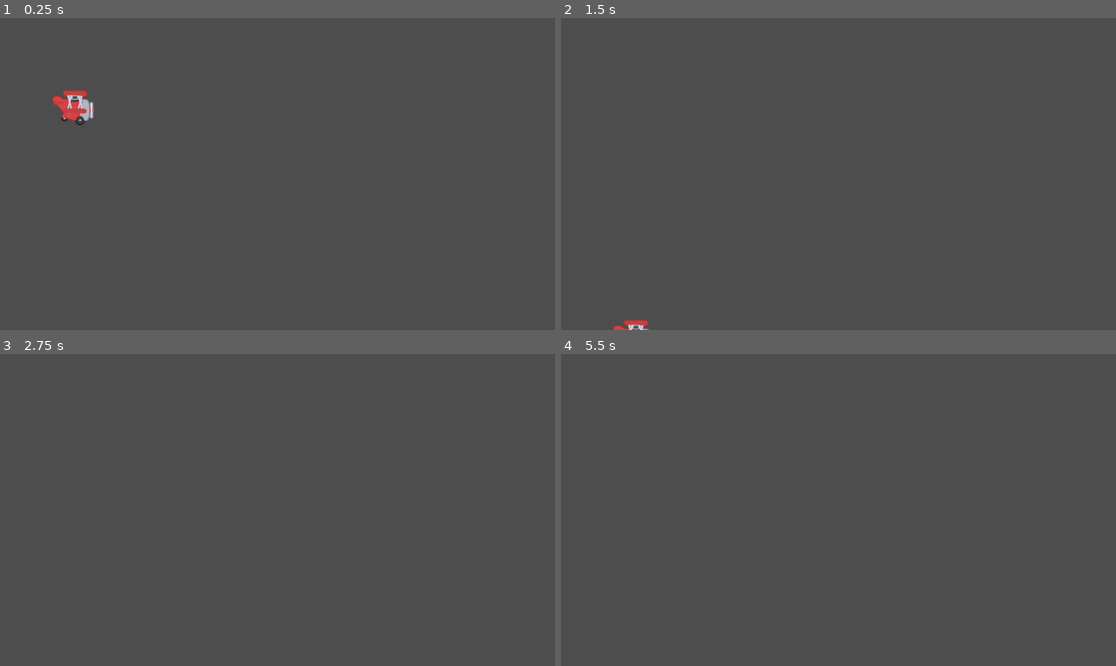
Above: before the commit, frames 1-4 (two rows, left to right).
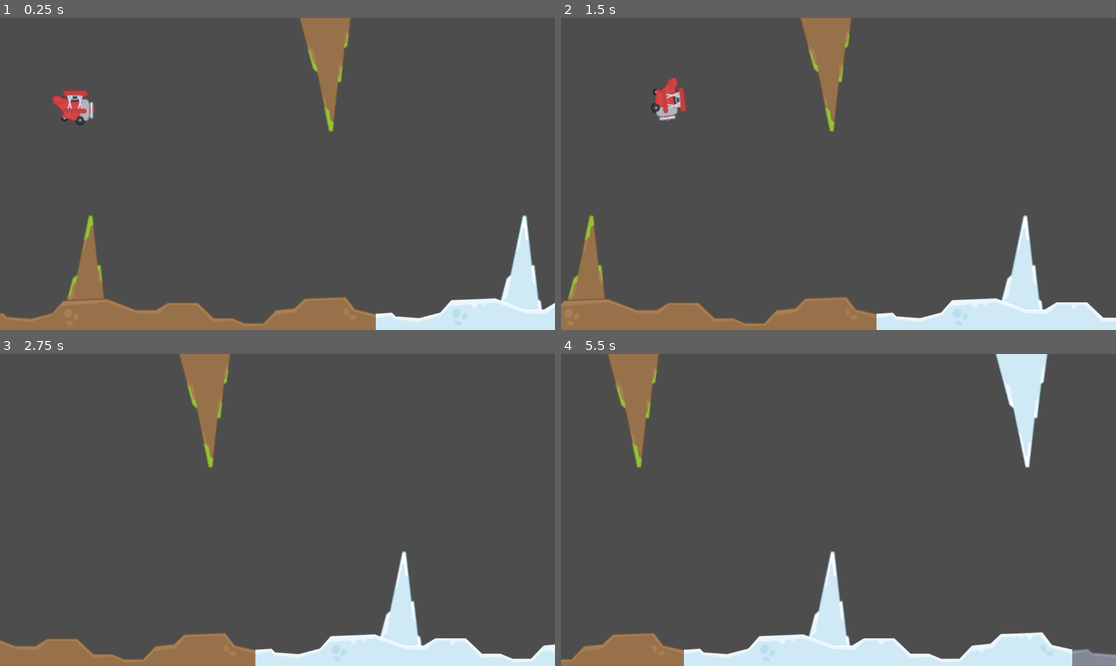
Above: after the commit, the same moments.

Repository: smarthall/20games
Game: Godot game, scene res://level.tscn
The game is run twice, just before and just after one commit, with the same random seed, the same clock (stepped at 60 frames per second) and the same inputs.
Inputs:
- Up to frame 1 (0.25 s): no input
- Up to frame 2 (1.5 s): tap Space (Flap) at 0.77, 1.07 s
- Up to frame 3 (2.75 s): tap Space (Flap) at 1.52, 1.82 s
- Up to frame 4 (5.5 s): tap Space (Flap) at 3.02, 3.32, 3.77, 4.07, 4.52, 4.82 s

The runs differ from the first frame. In frame 1, 11% of the frame differs, in the area x 0-100%, y 0-100%; in frame 2, 12%; in frame 3, 9.6%; in frame 4, 12%.

Commit message:
Inifinite scrolling level

Diff:
--- a/flappy/Resources/Biomes/dirt.tres
+++ b/flappy/Resources/Biomes/dirt.tres
@@ -1,7 +1,7 @@
 [gd_resource type="Resource" script_class="Biome" load_steps=5 format=3 uid="uid://ceocu7dr7mca1"]
 
 [ext_resource type="Texture2D" uid="uid://icbkvrut86th" path="res://Resources/Biomes/rockGrassDown.png" id="1_ds1n4"]
-[ext_resource type="Script" uid="uid://c8ixf18qkftfw" path="res://Biome.gd" id="1_m2y1e"]
+[ext_resource type="Script" uid="uid://c8ixf18qkftfw" path="res://biome.gd" id="1_m2y1e"]
 [ext_resource type="Texture2D" uid="uid://bt625lu00la1h" path="res://Resources/Biomes/groundDirt.png" id="2_rrvvx"]
 [ext_resource type="Texture2D" uid="uid://dtju7lqfge8si" path="res://Resources/Biomes/rockGrass.png" id="4_6vi62"]
 
--- a/flappy/Resources/Biomes/ice.tres
+++ b/flappy/Resources/Biomes/ice.tres
@@ -1,7 +1,7 @@
 [gd_resource type="Resource" script_class="Biome" load_steps=5 format=3 uid="uid://4p7kj2qn4k12"]
 
 [ext_resource type="Texture2D" uid="uid://caqkkfngtknd" path="res://Resources/Biomes/rockIceDown.png" id="1_wn0ni"]
-[ext_resource type="Script" uid="uid://c8ixf18qkftfw" path="res://Biome.gd" id="1_xbeof"]
+[ext_resource type="Script" uid="uid://c8ixf18qkftfw" path="res://biome.gd" id="1_xbeof"]
 [ext_resource type="Texture2D" uid="uid://dj1tln4kah2aj" path="res://Resources/Biomes/groundIce.png" id="2_nql0m"]
 [ext_resource type="Texture2D" uid="uid://ylf8sf154tdl" path="res://Resources/Biomes/rockIce.png" id="4_8batw"]
 
--- a/flappy/Resources/Biomes/rock.tres
+++ b/flappy/Resources/Biomes/rock.tres
@@ -1,7 +1,7 @@
 [gd_resource type="Resource" script_class="Biome" load_steps=5 format=3 uid="uid://bvamqne4wou5m"]
 
 [ext_resource type="Texture2D" uid="uid://jcvo5tt7a8vy" path="res://Resources/Biomes/rockDown.png" id="1_gy8fa"]
-[ext_resource type="Script" uid="uid://c8ixf18qkftfw" path="res://Biome.gd" id="1_skgbw"]
+[ext_resource type="Script" uid="uid://c8ixf18qkftfw" path="res://biome.gd" id="1_skgbw"]
 [ext_resource type="Texture2D" uid="uid://b4x57ksxbad38" path="res://Resources/Biomes/groundRock.png" id="2_uux74"]
 [ext_resource type="Texture2D" uid="uid://hx3k6xtuqfvt" path="res://Resources/Biomes/rock.png" id="4_pp4v1"]
 
--- a/flappy/Resources/Biomes/snow.tres
+++ b/flappy/Resources/Biomes/snow.tres
@@ -1,7 +1,7 @@
 [gd_resource type="Resource" script_class="Biome" load_steps=5 format=3 uid="uid://cj6j1htyqexkd"]
 
 [ext_resource type="Texture2D" uid="uid://qg65mytvpya5" path="res://Resources/Biomes/rockSnowDown.png" id="1_278cf"]
-[ext_resource type="Script" uid="uid://c8ixf18qkftfw" path="res://Biome.gd" id="1_t3eoq"]
+[ext_resource type="Script" uid="uid://c8ixf18qkftfw" path="res://biome.gd" id="1_t3eoq"]
 [ext_resource type="Texture2D" uid="uid://decvoxofxihcv" path="res://Resources/Biomes/groundSnow.png" id="2_y1l0n"]
 [ext_resource type="Texture2D" uid="uid://72yjxngpn2j0" path="res://Resources/Biomes/rockSnow.png" id="4_0j4of"]
 
--- a/flappy/biome_objects.gd
+++ b/flappy/biome_objects.gd
@@ -1,11 +1,21 @@
 extends Node2D
 
+@export var width :float = 806.0
+
 @onready var ground_sprite: Sprite2D = $Ground/Sprite2D
+
 @onready var up_sprite: Sprite2D = $Up/Sprite2D
+@onready var up: StaticBody2D = $Up
+
 @onready var down_sprite: Sprite2D = $Down/Sprite2D
+@onready var down: StaticBody2D = $Down
 
-func _ready() -> void:
-	pass
+const obstacle_min_x := 100
+const obstacle_max_x := 700
+
+func set_obstacle_positions() -> void:
+	up.position.x = randf_range(obstacle_min_x, obstacle_max_x)
+	down.position.x = randf_range(obstacle_max_x, obstacle_max_x)
 
 func set_biome(new_biome: Biome) -> void:
 	ground_sprite.texture = new_biome.ground
--- a/flappy/biome_objects.tscn
+++ b/flappy/biome_objects.tscn
@@ -7,9 +7,10 @@
 
 [node name="BiomeObjects" type="Node2D"]
 script = ExtResource("1_7apck")
+width = null
 
 [node name="Up" type="StaticBody2D" parent="."]
-position = Vector2(550, 530)
+position = Vector2(700, 530)
 
 [node name="Sprite2D" type="Sprite2D" parent="Up"]
 texture = ExtResource("3_ch71h")
--- a/flappy/level.gd
+++ b/flappy/level.gd
@@ -1,3 +1,52 @@
 extends Node2D
 
 @export var biome_scene: PackedScene = preload("res://biome_objects.tscn")
+
+const speed := 100
+const BIOMES := [
+	preload("res://Resources/Biomes/dirt.tres"),
+	preload("res://Resources/Biomes/ice.tres"),
+	preload("res://Resources/Biomes/rock.tres"),
+	preload("res://Resources/Biomes/snow.tres"),
+]
+
+@onready var biome_scenes := $BiomeScenes
+
+var biome_instances: Array = []
+
+func _ready() -> void:
+	randomize()
+
+	var add_at_x := 0.0
+
+	for i in range(3):
+		var instance = biome_scene.instantiate()
+
+		biome_instances.append(instance)
+		biome_scenes.add_child(instance)
+
+		instance.set_obstacle_positions()
+		instance.set_biome(BIOMES[randi() % BIOMES.size()])
+
+		instance.position.x = add_at_x
+		add_at_x += instance.width
+
+func _physics_process(delta: float) -> void:
+	var to_remove: Array = []
+
+	for instance in biome_instances:
+		instance.position.x -= speed * delta
+
+		if instance.position.x < -instance.width:
+			to_remove.append(instance)
+
+	for instance in to_remove:
+		biome_instances.erase(instance)
+
+		instance.set_obstacle_positions()
+		instance.set_biome(BIOMES[randi() % BIOMES.size()])
+
+		var last_biome := biome_instances.size() - 1
+		instance.position.x = biome_instances[last_biome].position.x + biome_instances[last_biome].width
+
+		biome_instances.append(instance)
--- a/flappy/level.tscn
+++ b/flappy/level.tscn
@@ -20,4 +20,4 @@
 [node name="CollisionShape2D" type="CollisionShape2D" parent="Player"]
 shape = SubResource("CircleShape2D_5xgho")
 
-[node name="LevelScroller" type="Node" parent="."]
+[node name="BiomeScenes" type="Node2D" parent="."]
Renamed: flappy/Biome.gd -> flappy/biome.gd
Renamed: flappy/Biome.gd.uid -> flappy/biome.gd.uid
